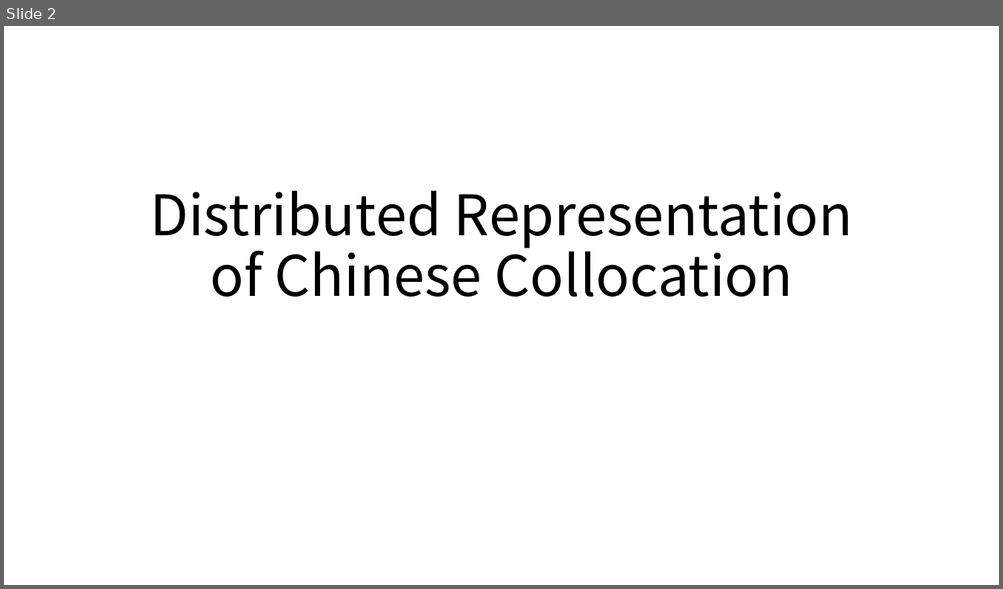
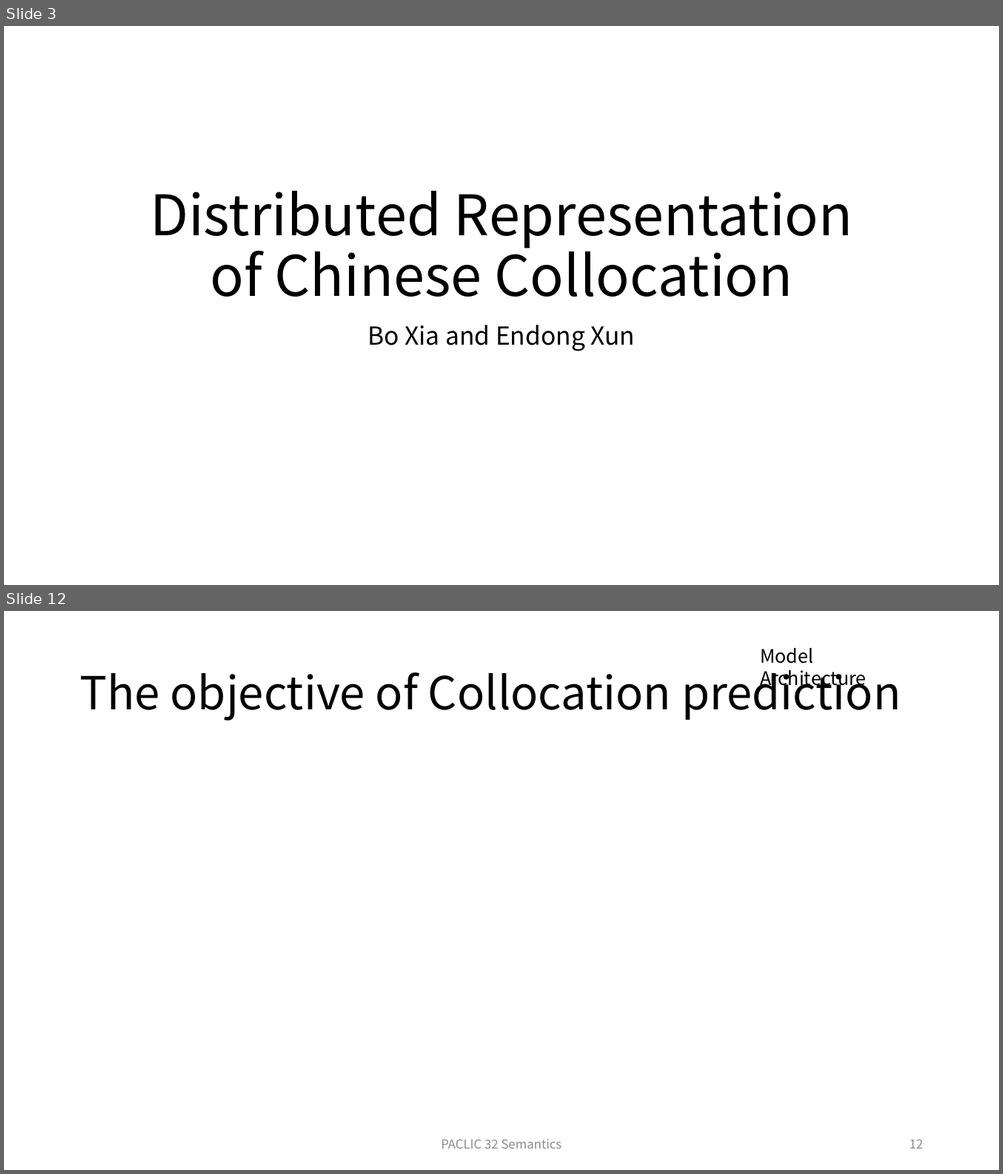
Before and after one commit to xiabo0816/Chinese_MWEs_Representation, a slide deck: PACLIC 32 Semantics session.pptx. Shown one above the other, each under a label of ours: slide 2 before the commit, slides 3 and 12 after it; the slides between them are not shown. The pictures are 1003x589 and 1003x1174 pixels, drawn with LibreOffice and Linux fonts; fonts in the diff are those of the drawing. Boxes give left, top, right and bottom in pixels: in the first picture for what was removed or moved away, otherwise in the second. Text is boxed around its words. In the diff, an @@ line names an element or a change of style, - is before the commit and + after.

```diff
--- a/PACLIC 32 Semantics session.pptx
+++ b/PACLIC 32 Semantics session.pptx
@@ slide 12 added at (x1=4, y1=611, x2=999, y2=1170), background #FFFFFF @@
@@ text added at (x1=760, y1=648, x2=866, y2=689), 18 pt, text #000000 @@
+Model Architecture
@@ title added at (x1=79, y1=663, x2=900, y2=721), 44 pt, text #000000 @@
+The objective of Collocation prediction
@@ text added at (x1=441, y1=1139, x2=562, y2=1149), 12 pt, text #8C8C8C @@
+PACLIC 32 Semantics
@@ page number added at (x1=909, y1=1139, x2=923, y2=1149), 12 pt, text #8C8C8C @@
+12
@@ what was slide 2 is now slide 3 @@
@@ slide 3 changed as well @@
@@ subtitle added at (x1=368, y1=325, x2=635, y2=352), 24 pt, text #000000 @@
+Bo Xia and Endong Xun
```
Also in this commit, not shown: 1 other slide changed, 18 other slides added, 2 slides removed, 3 other files.
